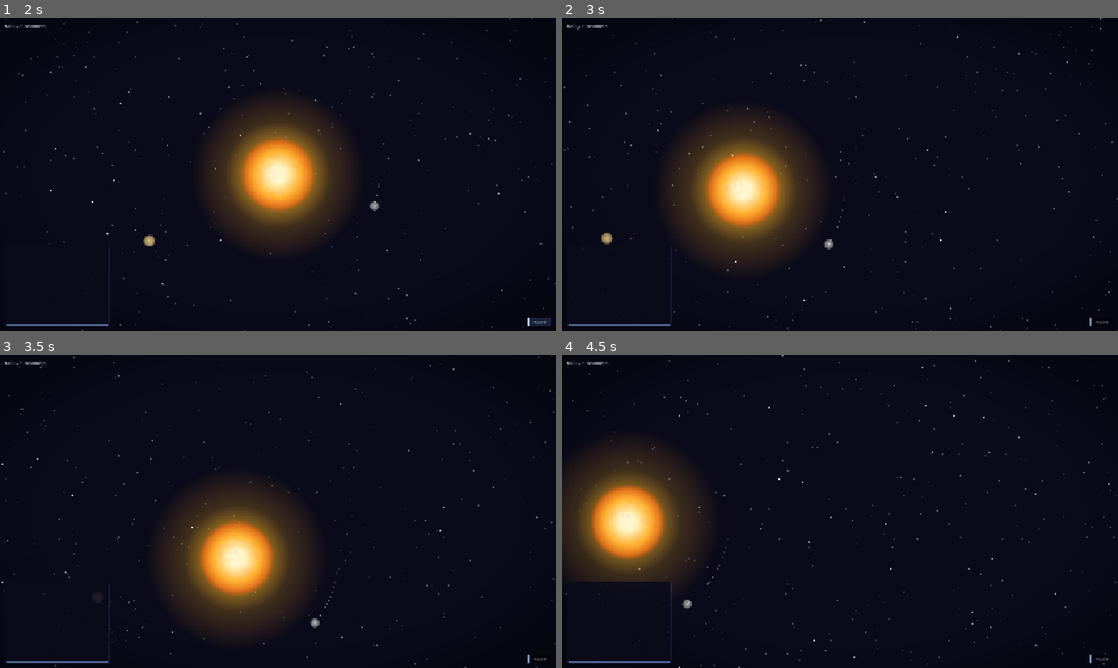
Above: before the commit, frames 1-4 (two rows, left to right).
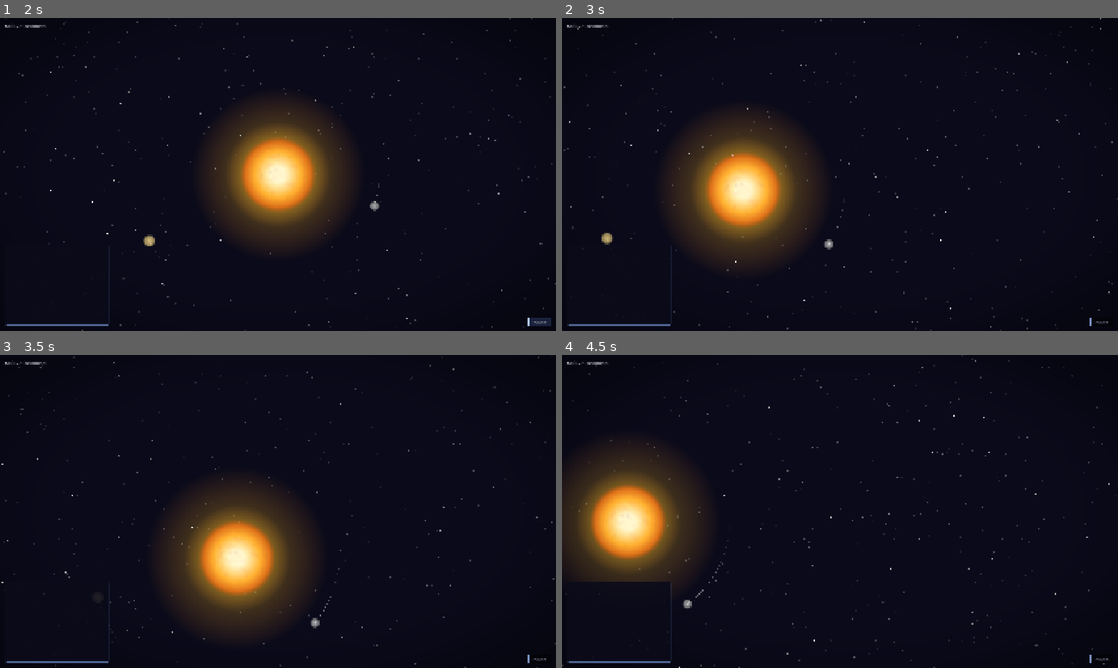
Above: after the commit, the same moments.

Repository: avantgardian/godot-space-idle
Game: Godot game, scene res://scenes/main.tscn
Same seed, same stepped clock (60 frames per second), same inputs: the game is played once before the commit and once after it.
Inputs (mouse positions are in pixels of both pictures, inside the frame that each line leads up to):
- Up to frame 1 (2 s): click "Pause" at 0.5 s; click "Play" at 1.25 s
- Up to frame 2 (3 s): move the mouse to (962, 158) at 2.02 s; hold Right (ui_right) 2.03-2.75 s; tap L at 2.1 s; click (962, 158) at 2.17 s; drag from (728, 190) to (812, 237) at 2.77 s
- Up to frame 3 (3.5 s): no input
- Up to frame 4 (4.5 s): move the mouse to (895, 442) at 3.52 s; hold Right (ui_right) 3.53-4.25 s; tap L at 3.6 s; click (895, 442) at 3.67 s; drag from (812, 574) to (673, 464) at 4.27 s

Frame 1 is identical in both runs. In frame 2, 0.1% of the frame differs, in the area x 1-100%, y 3-97%; in frame 3, 0.1%; in frame 4, 0.3%, in the area x 0-100%, y 0-100%.

Commit message:
Extract pause button into pause_button.gd + fix zoom/keyboard while paused

Diff:
--- a/scenes/main.tscn
+++ b/scenes/main.tscn
@@ -14,6 +14,7 @@
 [ext_resource type="Script" path="res://scripts/sun.gd" id="12"]
 [ext_resource type="Script" path="res://scripts/event_log.gd" id="13"]
 [ext_resource type="Script" path="res://scripts/impact_fx.gd" id="14"]
+[ext_resource type="Script" path="res://scripts/pause_button.gd" id="15"]
 
 [node name="Main" type="Node2D" unique_id=1112431360]
 script = ExtResource("1_3ceyx")
@@ -66,3 +67,6 @@
 
 [node name="EventLog" type="Node" parent="UI"]
 script = ExtResource("13")
+
+[node name="PauseButton" type="Button" parent="UI"]
+script = ExtResource("15")
--- a/scripts/camera_controller.gd
+++ b/scripts/camera_controller.gd
@@ -13,12 +13,17 @@
 var _drag_prev: Vector2
 var _scroll_accum: float = 0.0
 var _follow_target: Node2D = null
+var _last_frame: int = 0
 
 func _ready():
 	zoom = Vector2(1, 1)
 	position = Vector2.ZERO
 
 func _process(delta):
+	var now := Time.get_ticks_msec()
+	var real_delta: float = (now - _last_frame) / 1000.0 if _last_frame > 0 else delta
+	_last_frame = now
+
 	var cur_zoom: float = zoom.x
 	if abs(cur_zoom - target_zoom) > 0.0001:
 		var new_zoom: float = lerp(cur_zoom, target_zoom, zoom_lerp_speed * delta)
@@ -30,7 +35,7 @@
 
 	if _follow_target:
 		if is_instance_valid(_follow_target) and not _follow_target._dead:
-			position = position.lerp(_follow_target.position, 3.0 * delta)
+			position = position.lerp(_follow_target.position, 3.0 * real_delta)
 		else:
 			_follow_target = null
 
@@ -45,7 +50,7 @@
 		move.y -= 1
 	if move != Vector2.ZERO:
 		_follow_target = null
-		move = move.normalized() * move_speed * delta / zoom.x
+		move = move.normalized() * move_speed * real_delta / zoom.x
 		position += move
 
 	if shake_intensity > 0.0:
@@ -82,9 +87,11 @@
 
 func zoom_in():
 	target_zoom = clamp(target_zoom + zoom_step, min_zoom, max_zoom)
+	zoom = Vector2(target_zoom, target_zoom)
 
 func zoom_out():
 	target_zoom = clamp(target_zoom - zoom_step, min_zoom, max_zoom)
+	zoom = Vector2(target_zoom, target_zoom)
 
 func start_drag(screen_pos: Vector2):
 	_follow_target = null
--- a/scripts/main.gd
+++ b/scripts/main.gd
@@ -44,82 +44,7 @@
 		p.node.setup_trail(p.color0, p.color1)
 		p.initial_mass = p.node.mass
 		p.destroyed_by = ""
-	_setup_pause_button()
 	_setup_post_process()
-
-func _setup_pause_button():
-	var btn := Button.new()
-	btn.name = "PauseButton"
-	btn.anchor_left = 1.0
-	btn.anchor_top = 1.0
-	btn.anchor_right = 1.0
-	btn.anchor_bottom = 1.0
-	btn.offset_left = -96.0
-	btn.offset_top = -46.0
-	btn.offset_right = -16.0
-	btn.offset_bottom = -16.0
-	btn.text = "Pause"
-	btn.pressed.connect(_toggle_pause)
-
-	var sb := StyleBoxFlat.new()
-	sb.bg_color = Color(0.0, 0.0, 0.0, 0.5)
-	sb.border_color = Color(0.5, 0.6, 0.8, 0.9)
-	sb.border_width_left = 1
-	sb.border_width_top = 1
-	sb.border_width_right = 1
-	sb.border_width_bottom = 1
-	sb.corner_radius_top_left = 4
-	sb.corner_radius_top_right = 4
-	sb.corner_radius_bottom_right = 4
-	sb.corner_radius_bottom_left = 4
-	sb.content_margin_left = 12
-	sb.content_margin_right = 12
-	sb.content_margin_top = 4
-	sb.content_margin_bottom = 4
-	btn.add_theme_stylebox_override("normal", sb)
-
-	var sb_hover := StyleBoxFlat.new()
-	sb_hover.bg_color = Color(0.15, 0.2, 0.35, 0.6)
-	sb_hover.border_color = Color(0.7, 0.8, 1.0, 1.0)
-	sb_hover.border_width_left = 1
-	sb_hover.border_width_top = 1
-	sb_hover.border_width_right = 1
-	sb_hover.border_width_bottom = 1
-	sb_hover.corner_radius_top_left = 4
-	sb_hover.corner_radius_top_right = 4
-	sb_hover.corner_radius_bottom_right = 4
-	sb_hover.corner_radius_bottom_left = 4
-	sb_hover.content_margin_left = 12
-	sb_hover.content_margin_right = 12
-	sb_hover.content_margin_top = 4
-	sb_hover.content_margin_bottom = 4
-	btn.add_theme_stylebox_override("hover", sb_hover)
-
-	btn.add_theme_color_override("font_color", Color(0.8, 0.85, 1.0, 1.0))
-	btn.add_theme_font_size_override("font_size", 14)
-
-	$UI.add_child(btn)
-
-	var overlay := ColorRect.new()
-	overlay.name = "PauseOverlay"
-	overlay.anchor_left = 0.0
-	overlay.anchor_top = 0.0
-	overlay.anchor_right = 1.0
-	overlay.anchor_bottom = 1.0
-	overlay.color = Color(0.0, 0.0, 0.0, 0.3)
-	overlay.mouse_filter = Control.MOUSE_FILTER_IGNORE
-	overlay.hide()
-	$UI.add_child(overlay)
-
-var _paused := false
-
-func _toggle_pause():
-	_paused = not _paused
-	Engine.time_scale = 0.0 if _paused else 1.0
-	var btn := $UI/PauseButton as Button
-	btn.text = "Play" if _paused else "Pause"
-	var overlay := $UI/PauseOverlay as ColorRect
-	overlay.visible = _paused
 
 func _setup_post_process():
 	var pp_layer := CanvasLayer.new()
--- /dev/null
+++ b/scripts/pause_button.gd
@@ -0,0 +1,72 @@
+extends Button
+
+var _paused := false
+var _overlay: ColorRect
+
+func _ready():
+	name = "PauseButton"
+	anchor_left = 1.0
+	anchor_top = 1.0
+	anchor_right = 1.0
+	anchor_bottom = 1.0
+	offset_left = -96.0
+	offset_top = -46.0
+	offset_right = -16.0
+	offset_bottom = -16.0
+	text = "Pause"
+
+	var sb := StyleBoxFlat.new()
+	sb.bg_color = Color(0.0, 0.0, 0.0, 0.5)
+	sb.border_color = Color(0.5, 0.6, 0.8, 0.9)
+	sb.border_width_left = 1
+	sb.border_width_top = 1
+	sb.border_width_right = 1
+	sb.border_width_bottom = 1
+	sb.corner_radius_top_left = 4
+	sb.corner_radius_top_right = 4
+	sb.corner_radius_bottom_right = 4
+	sb.corner_radius_bottom_left = 4
+	sb.content_margin_left = 12
+	sb.content_margin_right = 12
+	sb.content_margin_top = 4
+	sb.content_margin_bottom = 4
+	add_theme_stylebox_override("normal", sb)
+
+	var sb_hover := StyleBoxFlat.new()
+	sb_hover.bg_color = Color(0.15, 0.2, 0.35, 0.6)
+	sb_hover.border_color = Color(0.7, 0.8, 1.0, 1.0)
+	sb_hover.border_width_left = 1
+	sb_hover.border_width_top = 1
+	sb_hover.border_width_right = 1
+	sb_hover.border_width_bottom = 1
+	sb_hover.corner_radius_top_left = 4
+	sb_hover.corner_radius_top_right = 4
+	sb_hover.corner_radius_bottom_right = 4
+	sb_hover.corner_radius_bottom_left = 4
+	sb_hover.content_margin_left = 12
+	sb_hover.content_margin_right = 12
+	sb_hover.content_margin_top = 4
+	sb_hover.content_margin_bottom = 4
+	add_theme_stylebox_override("hover", sb_hover)
+
+	add_theme_color_override("font_color", Color(0.8, 0.85, 1.0, 1.0))
+	add_theme_font_size_override("font_size", 14)
+
+	_overlay = ColorRect.new()
+	_overlay.name = "PauseOverlay"
+	_overlay.anchor_left = 0.0
+	_overlay.anchor_top = 0.0
+	_overlay.anchor_right = 1.0
+	_overlay.anchor_bottom = 1.0
+	_overlay.color = Color(0.0, 0.0, 0.0, 0.3)
+	_overlay.mouse_filter = MOUSE_FILTER_IGNORE
+	_overlay.hide()
+	get_parent().call_deferred("add_child", _overlay)
+
+	pressed.connect(_toggle)
+
+func _toggle():
+	_paused = not _paused
+	Engine.time_scale = 0.0 if _paused else 1.0
+	text = "Play" if _paused else "Pause"
+	_overlay.visible = _paused
Not shown, added: scripts/pause_button.gd.uid
